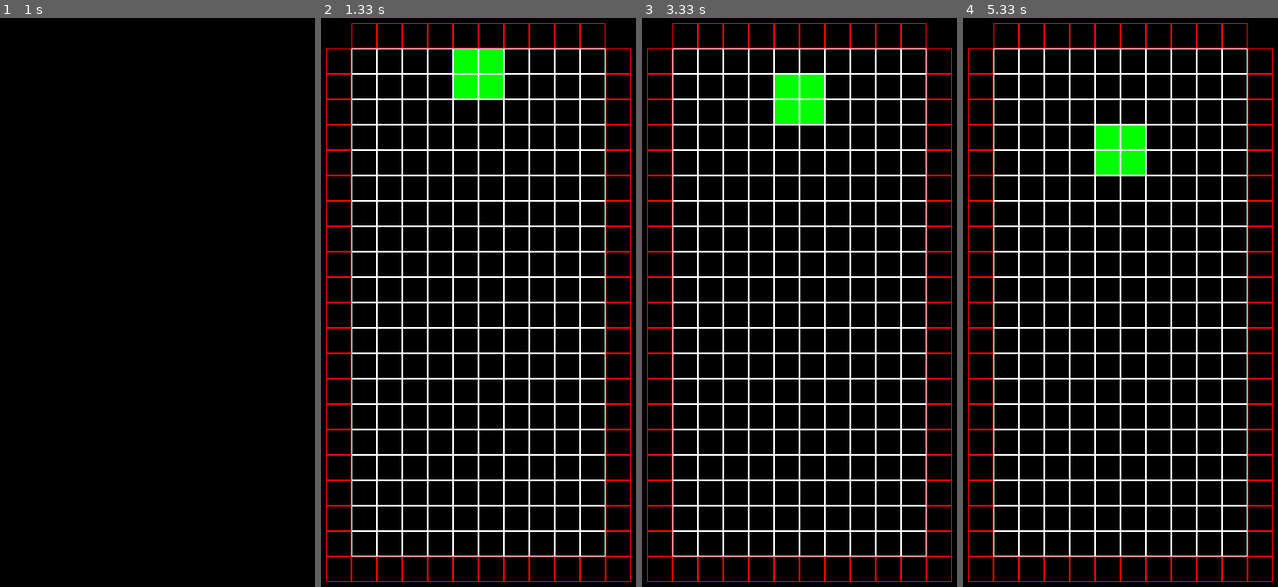
Above: before the commit, frames 1-4 (left to right).
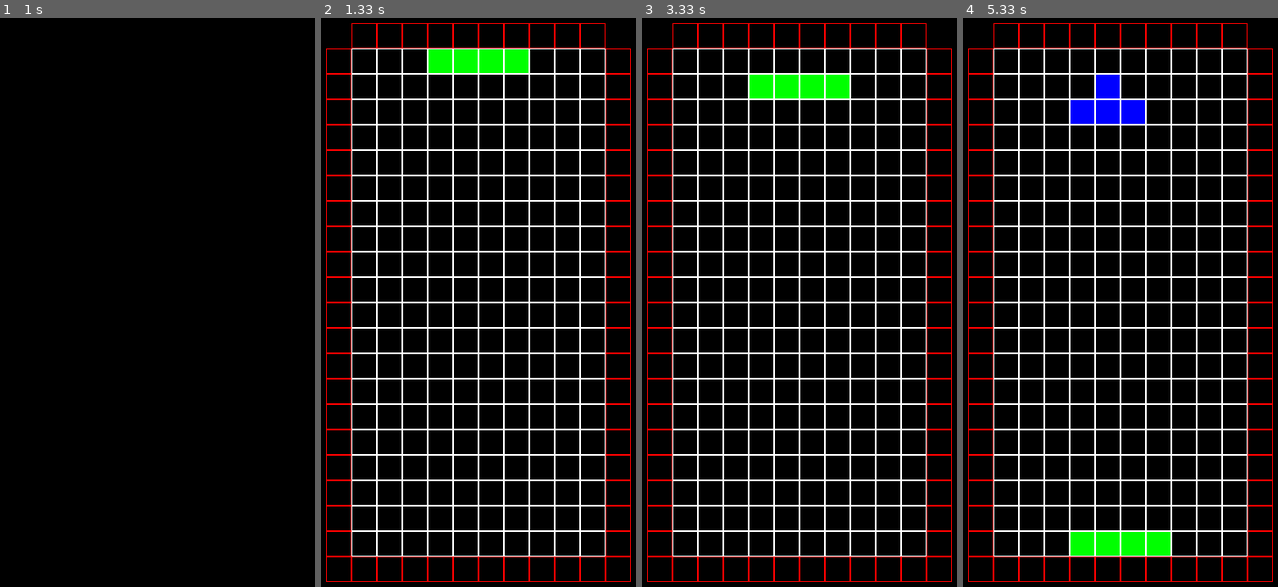
Above: after the commit, the same moments.

Repository: Kirill-Lekhov/tetris
Game: pygame game, started from Game.py
Same seed, same stepped clock (60 frames per second), same inputs: the game is played once before the commit and once after it.
Inputs:
- Up to frame 1 (1 s): no input
- Up to frame 2 (1.33 s): no input
- Up to frame 3 (3.33 s): no input
- Up to frame 4 (5.33 s): hold Up 3.6-4.37 s; hold Up 4.4-4.77 s; hold Up 4.8-5.1 s; hold Up from 5.13 s (still down)

Frame 1 is identical in both runs. In frame 2, 1.3% of the frame differs, in the area x 34-66%, y 5-15%; in frame 3, 1.3%; in frame 4, 3.8%, in the area x 34-66%, y 9-95%.

Commit message:
Added more shapes. Renamed variables. Added quick descent of shapes.

Diff:
--- a/Game.py
+++ b/Game.py
@@ -10,8 +10,17 @@
 screen = pygame.display.set_mode(size)
 clock = pygame.time.Clock()
 
-types = ['I', 'J', 'L', 'O', 'S', 'T', 'Z']
-colors = ['purple', 'red', 'green', 'blue', 'yellow']
+TYPES = ['I', 'J', 'L', 'O', 'S', 'T', 'Z']
+COLORS = ['purple', 'red', 'green', 'blue', 'yellow']
+PIXELS = []
+STANDARD_ROTATE_J = [[[0, 4], [0, 5], [1, 4], [2, 4]], [[0, 3], [0, 4], [0, 5], [1, 5]],
+                     [[0, 5], [1, 5], [2, 5], [2, 4]], [[0, 3], [1, 3], [1, 4], [1, 5]]]
+STANDARD_ROTATE_L = [[[0, 4], [0, 5], [1, 5], [1, 6]], [[1, 3], [0, 3], [0, 4], [0, 5]],
+                     [[0, 4], [1, 4], [2, 4], [2, 5]], [[1, 3], [1, 4], [1, 5], [0, 5]]]
+STANDARD_ROTATE_S = [[[1, 3], [1, 4], [0, 4], [0, 5]], [[0, 4], [1, 4], [1, 5], [2, 5]]]
+STANDARD_ROTATE_T = [[[1, 3], [1, 4], [1, 5], [0, 4]], [[0, 4], [1, 4], [2, 4], [1, 5]],
+                     [[0, 3], [0, 4], [0, 5], [1, 4]], [[0, 5], [1, 5], [2, 5], [1, 4]]]
+STANDARD_ROTATE_Z = [[[0, 3], [0, 4], [1, 4], [1, 5]], [[0, 5], [1, 5], [1, 4], [2, 4]]]
 
 
 class GUI:
@@ -38,6 +47,12 @@
             get_event = getattr(element, "get_event", None)
             if callable(get_event):
                 element.get_event(event)
+
+    def get_speed(self):
+        for element in self.elements:
+            get_speed = getattr(element, "get_speed", None)
+            if callable(get_speed):
+                return element.get_speed()
 
 
 class Board:
@@ -111,13 +126,34 @@
                 self.cell_size - 2))
 
 
+class Pixel:
+    def __init__(self, coord, color):
+        self.coord = coord
+        self.color = color
+
+    def get_info(self):
+        return self.coord, self.color
+
+
 class Shape():
     def __init__(self, typ):
         self.typ = typ
-        self.color = pygame.Color(choice(colors))
+        self.color = pygame.Color(choice(COLORS))
         self.move = True
         if self.typ == 'O':
             self.coords = [[0, 4], [0, 5], [1, 5], [1, 4]]
+        elif self.typ == 'I':
+            self.coords = [[0, 3], [0, 4], [0, 5], [0, 6]]
+        elif self.typ == 'J':
+            self.coords = choice(STANDARD_ROTATE_J)
+        elif self.typ == 'L':
+            self.coords = choice(STANDARD_ROTATE_L)
+        elif self.typ == 'S':
+            self.coords = choice(STANDARD_ROTATE_S)
+        elif self.typ == 'T':
+            self.coords = choice(STANDARD_ROTATE_T)
+        elif self.typ == 'Z':
+            self.coords = choice(STANDARD_ROTATE_Z)
 
     def get_info(self):
         return self.coords, self.color, self.move
@@ -135,16 +171,24 @@
                 new_coords.append([i[0] + 1, i[1]])
             self.coords = [i[:] for i in new_coords]
 
+    def destroy(self):
+        global PIXELS
+
+        for i in self.coords:
+            PIXELS.append((i, self.color))
+
 
 class Game(Board):
     def __init__(self):
         super().__init__()
         self.play = True
         self.shapes = []
+        self.speed = [1, False]
 
     def update(self, new_shape=None):
         self.board = [[(0, pygame.Color('black')) for i in range(self.width)] for k in range(self.height)]
         self.board[-1] = [(1, pygame.Color('black')) for i in range(self.width)]
+
         for shape in self.shapes:
             coords, color, move = shape.get_info()
             shape.update_shape(self.board)
@@ -156,29 +200,39 @@
             self.shapes.append(new_shape)
 
         if all([not i.get_info()[-1] for i in self.shapes]):
-            self.shapes.append(Shape('O'))
-
-        print(all([not i.get_info()[-1] for i in self.shapes]))
-
-        print(self.shapes)
+            self.shapes.append(Shape(choice(TYPES)))
+
+        # print(all([not i.get_info()[-1] for i in self.shapes]))
+        #
+        # print(self.shapes)
 
     def get_shapes(self):
         return self.shapes
 
+    def get_event(self, event):
+        if event.type == pygame.KEYDOWN and event.key == 273:
+            self.speed[1] = True
+        elif event.type == pygame.KEYUP and event.key == 273:
+            self.speed[1] = False
+
+    def get_speed(self):
+        return 15 if self.speed[1] else self.speed[0]
+
 
 gui = GUI()
 gui.add_element(Game())
-gui.update(Shape('O'))
+gui.update(Shape(choice(TYPES)))
 
 while running:
     screen.fill((0, 0, 0))
     for event in pygame.event.get():
         if event.type == pygame.QUIT:
             running = False
+        gui.get_event(event)
 
     gui.render(screen)
     gui.update()
 
-    clock.tick(1)
+    clock.tick(gui.get_speed())
 
     pygame.display.flip()
